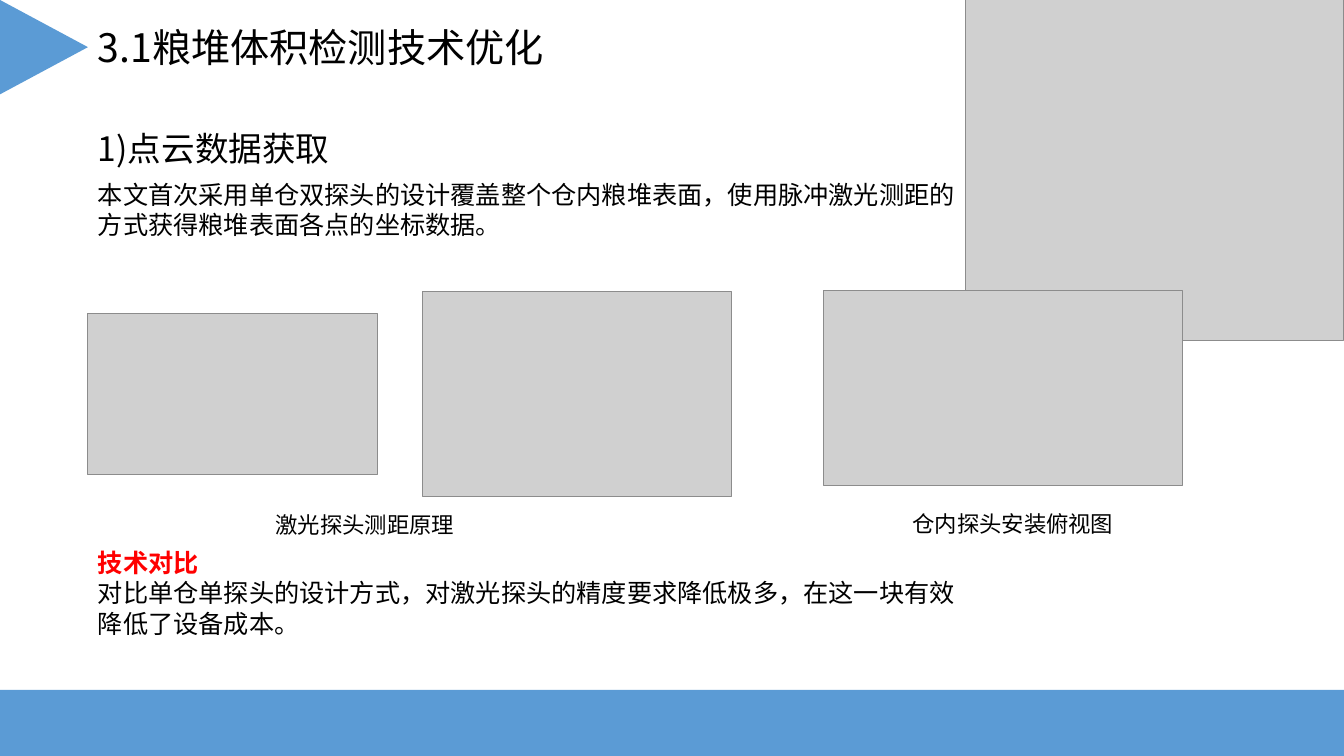
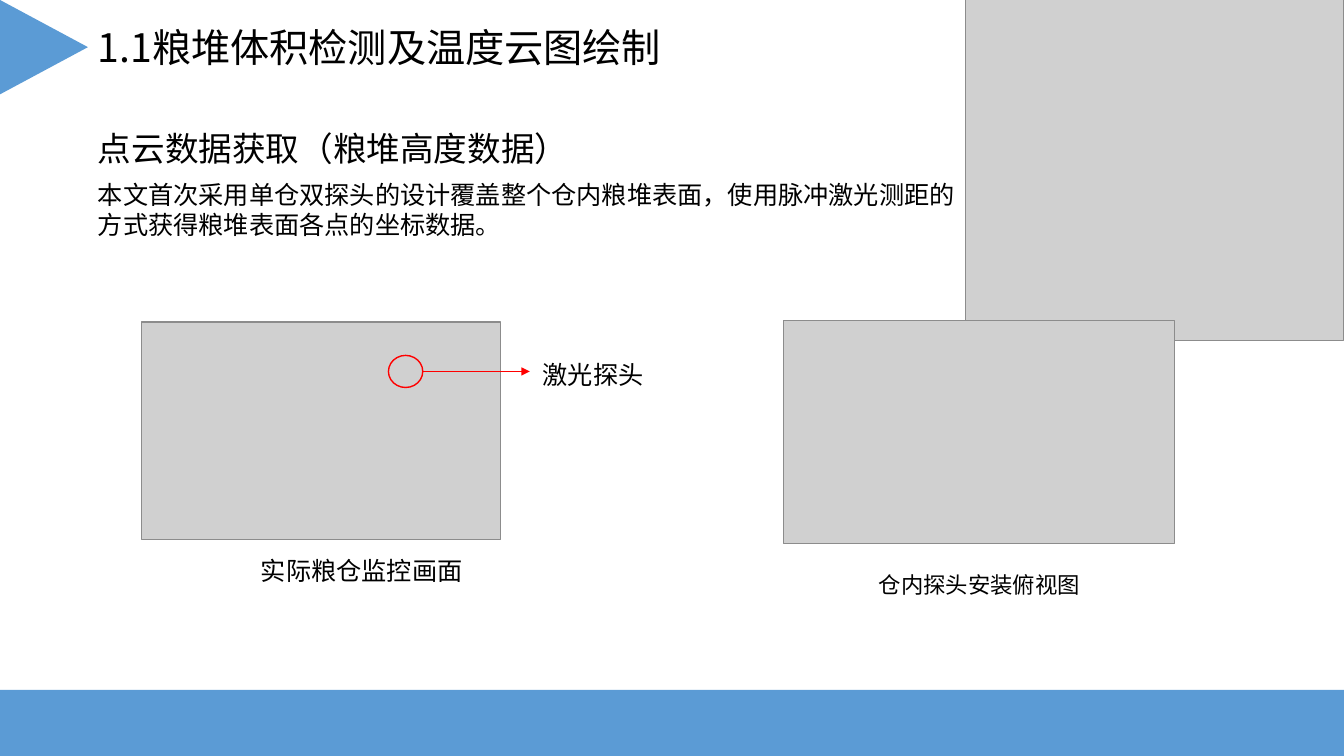
Before and after one commit to yangkaigithub/scada-task, a slide deck: slide 6 of 文档/毕设答辩.ppt (slide 9 before the commit). Drawn at 1344x756 pixels with LibreOffice and Linux fonts; fonts in the diff are those of the drawing; grey boxes stand for pictures. Boxes give left, top, right and bottom in pixels: in the first picture for what was removed or moved away, otherwise in the second. Text is boxed around its words. In the diff, an @@ line names an element or a change of style, - is before the commit and + after.

```diff
--- a/文档/毕设答辩.ppt
+++ b/文档/毕设答辩.ppt
@@ text at (98, 29, 661, 66): text changed @@
-3.1粮堆体积检测技术优化
+1.1粮堆体积检测及温度云图绘制
@@ text at (98, 132, 568, 164): text changed @@
-1)点云数据获取
+点云数据获取（粮堆高度数据）
@@ picture removed at (422, 291, 731, 496) @@
@@ picture removed at (88, 314, 377, 474) @@
@@ picture added at (142, 322, 501, 539) @@
@@ picture: place and size @@
-picture at (824, 290, 1183, 486)
+picture at (783, 321, 1175, 544)
@@ ellipse added at (388, 356, 422, 388), outline #FF0000 1 pt @@
@@ arrow added from (423, 372) to (530, 372), #FF0000 1 pt @@
@@ text at (543, 362, 644, 386): text changed; size 16 to 18 pt @@
-激光探头测距原理
+激光探头
@@ text removed at (98, 550, 955, 635) @@
-技术对比
-对比单仓单探头的设计方式，对激光探头的精度要求降低极多，在这一块有效降低了设备成本。
@@ text added at (261, 558, 463, 582), 18 pt, text #000000 @@
+实际粮仓监控画面
@@ text "仓内探头安装俯视图": place and size @@
-text "仓内探头安装俯视图" at (912, 513, 1113, 534)
+text "仓内探头安装俯视图" at (879, 574, 1080, 595)
```
Also in this commit, not shown: 15 other slides changed, 9 slides added, 4 slides removed, 6 other files.
